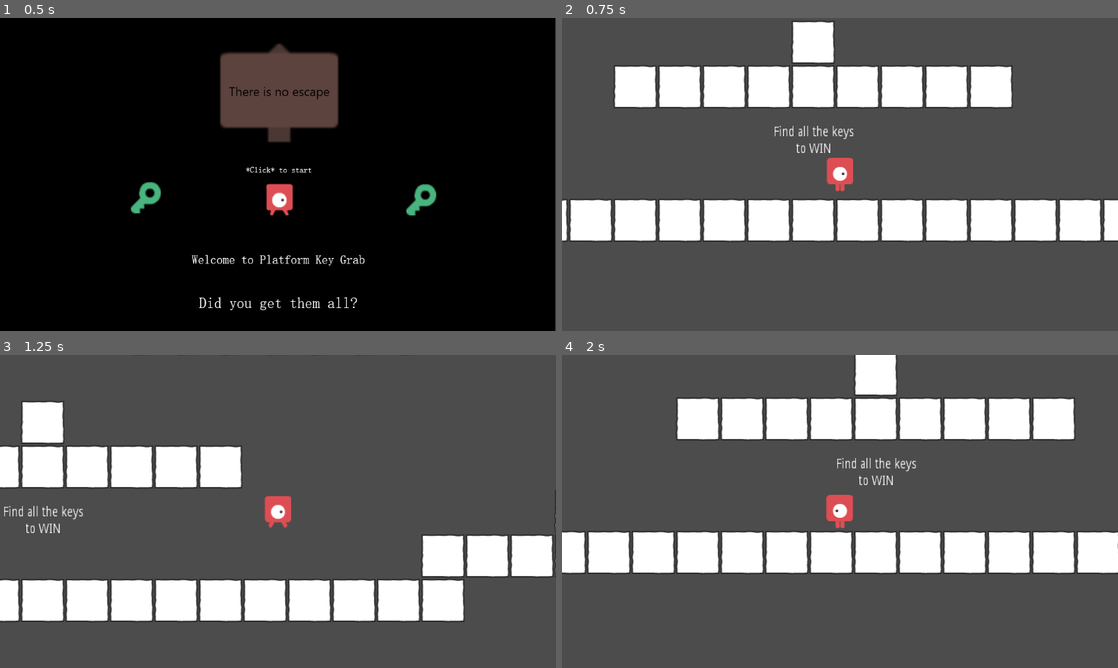
Above: before the commit, frames 1-4 (two rows, left to right).
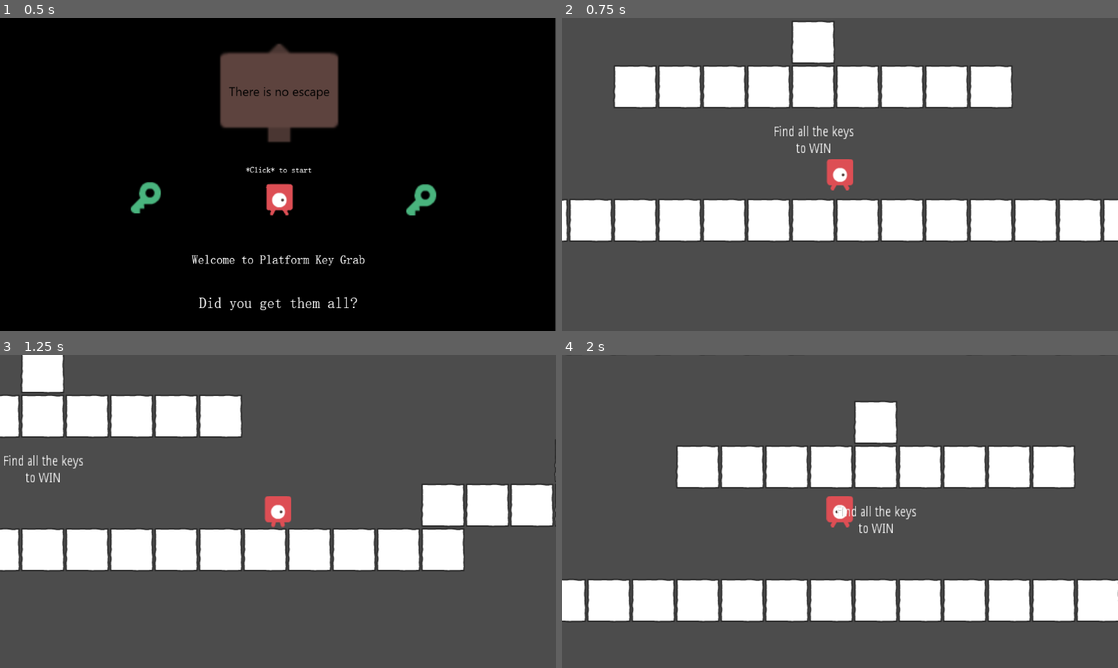
Above: after the commit, the same moments.

Repository: afoster1234/P2-PlatformPegSmash
Game: Godot game, scene res://src/MainUI.tscn
Two runs of this game, one before a commit and one after it. Both use one fixed random seed, a clock stepped at 60 frames per second and the inputs below.
Inputs (mouse positions are in pixels of both pictures, inside the frame that each line leads up to):
- Up to frame 1 (0.5 s): no input
- Up to frame 2 (0.75 s): tap Enter at 0.5 s; move the mouse to (962, 158) at 0.52 s; hold D (move_right) from 0.53 s (still down); click (962, 158) at 0.67 s
- Up to frame 3 (1.25 s): keep holding D (move_right); tap Space (jump) at 0.77 s
- Up to frame 4 (2 s): move the mouse to (728, 527) at 1.27 s; release D (move_right) at 1.28 s; hold A (move_left) from 1.28 s (still down); tap Space (jump) at 1.52 s

Frame 1 is identical in both runs. In frame 2, 0.1% of the frame differs, in the area x 47-53%, y 44-56%; in frame 3, 38%; in frame 4, 45%, in the area x 0-100%, y 0-86%.

Commit message:
Changed RayCast2D to be smaller

Diff:
--- a/project/src/Player.tscn
+++ b/project/src/Player.tscn
@@ -33,6 +33,7 @@
 [node name="AnimatedSprite" type="AnimatedSprite" parent="."]
 frames = SubResource( 2 )
 animation = "walkright"
+frame = 2
 playing = true
 
 [node name="Camera2D" type="Camera2D" parent="."]
@@ -41,3 +42,4 @@
 
 [node name="RayCast2D" type="RayCast2D" parent="."]
 enabled = true
+cast_to = Vector2( 0, 25 )
